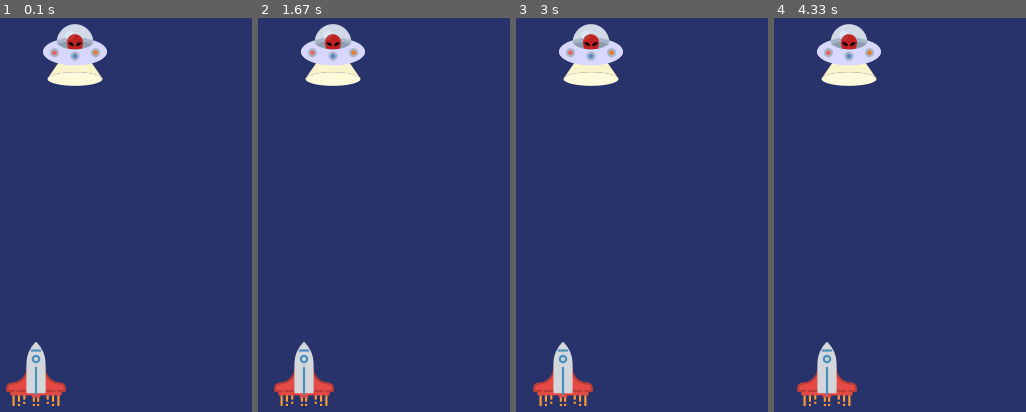
Above: before the commit, frames 1-4 (left to right).
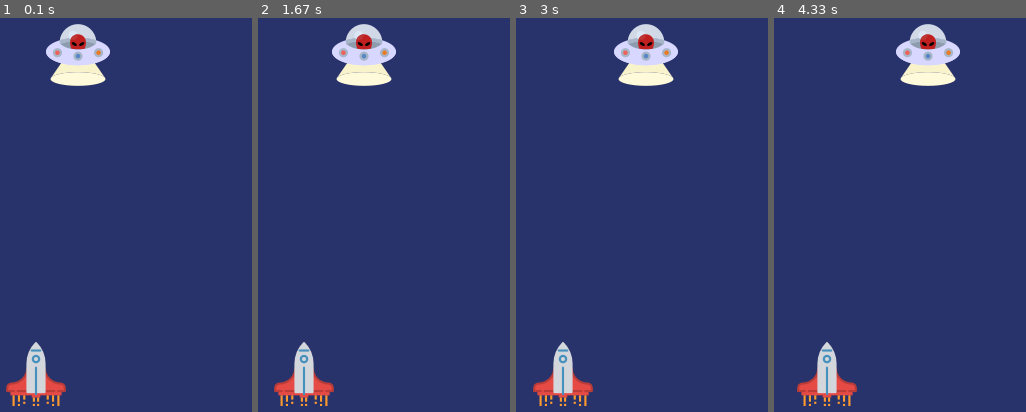
Above: after the commit, the same moments.

Repository: neginsdii/PyGame
Game: pygame game, started from main.py
Same seed, same stepped clock (60 frames per second), same inputs: the game is played once before the commit and once after it.
Inputs:
- Up to frame 1 (0.1 s): no input
- Up to frame 2 (1.67 s): hold Right 0.33-0.8 s; hold Right 0.83-1.3 s; hold Left from 1.33 s (still down)
- Up to frame 3 (3 s): release Left at 1.87 s; hold Left 1.9-2.3 s; hold Right 2.33-2.97 s
- Up to frame 4 (4.33 s): hold Left 3-3.47 s; hold Right 3.5-3.97 s; hold Right from 4 s (still down)

The runs differ from the first frame. In frame 1, 1.0% of the frame differs, in the area x 17-44%, y 1-18%; in frame 2, 4.2%; in frame 3, 5.5%; in frame 4, 5.6%, in the area x 17-74%, y 1-18%.

Commit message:
added movement for enemy

Diff:
--- a/main.py
+++ b/main.py
@@ -21,7 +21,7 @@
 enemyImg=pygame.image.load("alien.png")
 enemyX= random.randint(0,736)
 enemyY =random.randint(0,350)
-enemyVelX=0
+enemyVelX=0.3
 enemyVely=0
 
 
@@ -54,6 +54,13 @@
         playerX=0
     if playerX>737:
         playerX=737
+
+    enemyX+=enemyVelX
+
+    if enemyX<0:
+        enemyVelX=0.3
+    if enemyX>737:
+        enemyVelX=-0.3
     player(playerX,playerY)
     enemy(enemyX,enemyY)
     pygame.display.update()
